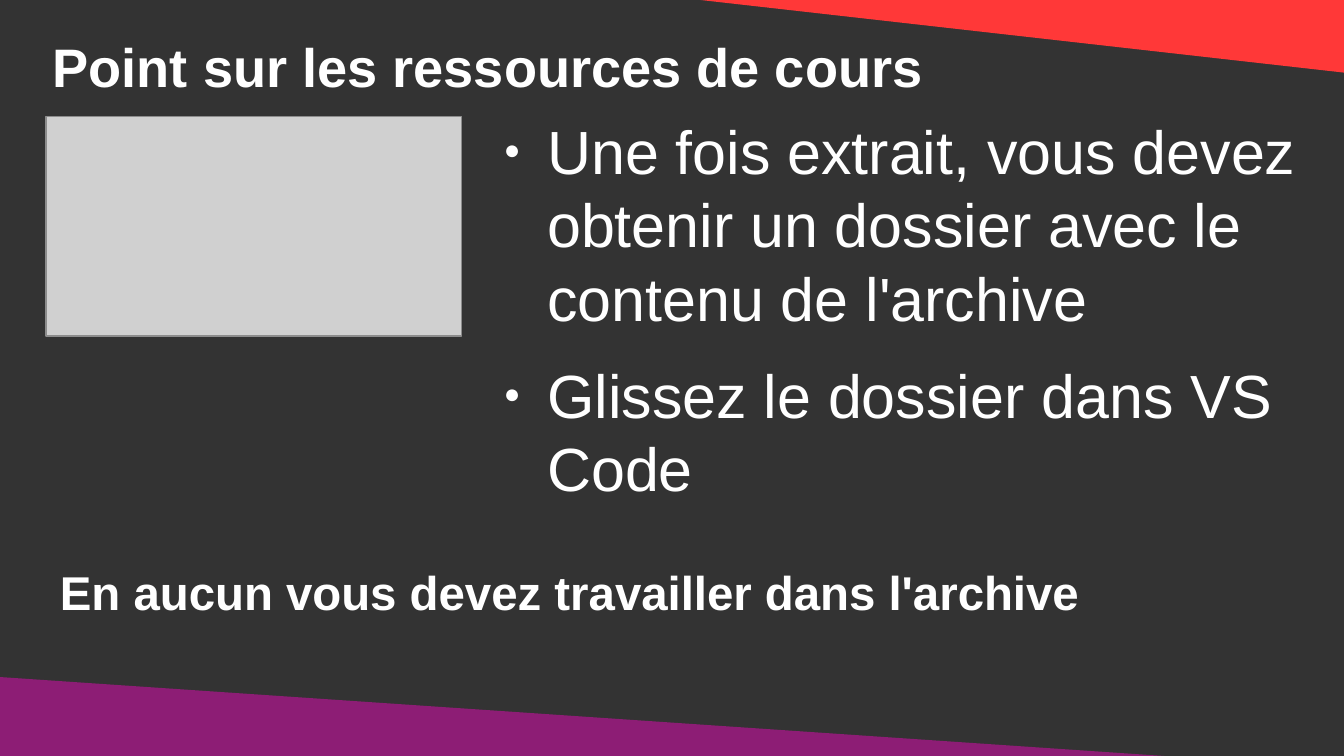
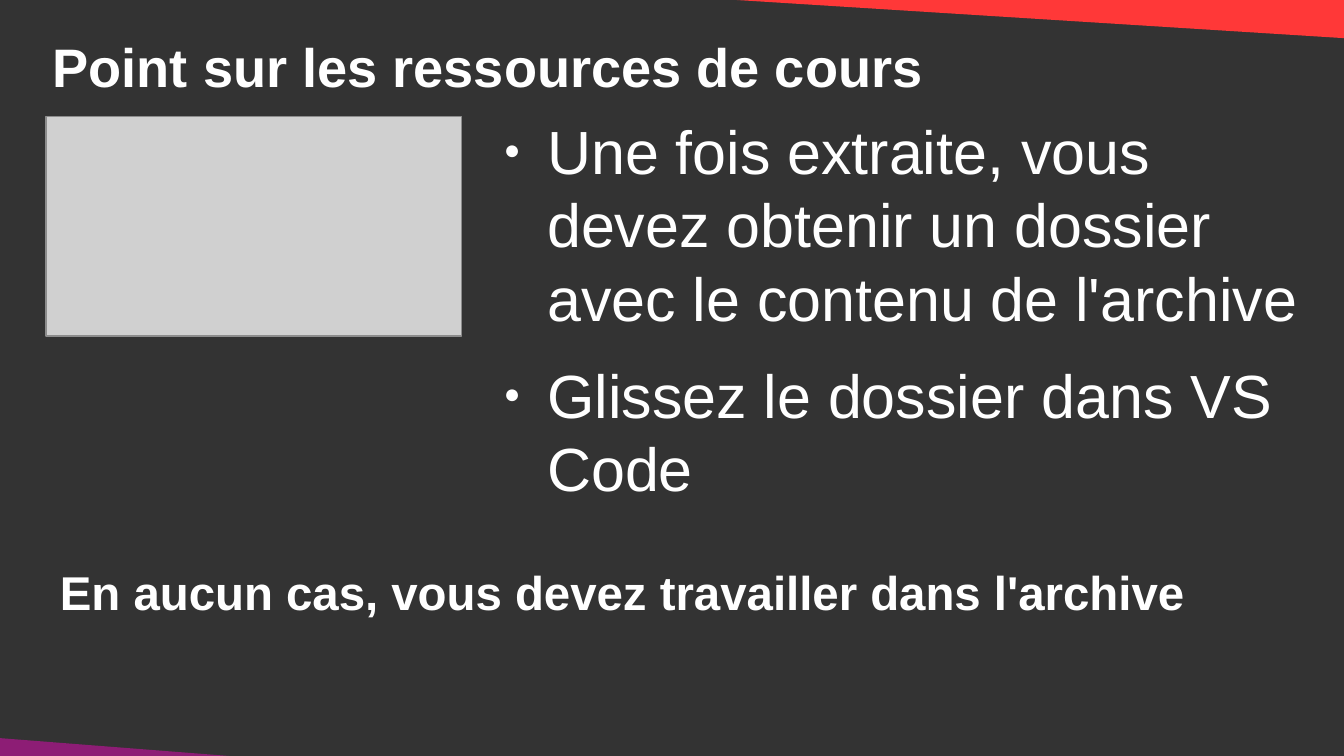
Before and after one commit to DanYellow/cours, a slide deck: slide 8 of didacticiels-generaux/ressources-archives.odp (slide 6 before the commit). Drawn at 1344x756 pixels with LibreOffice and Linux fonts; fonts in the diff are those of the drawing; grey boxes stand for pictures. Boxes give left, top, right and bottom in pixels: in the first picture for what was removed or moved away, otherwise in the second. Text is boxed around its words. In the diff, an @@ line names an element or a change of style, - is before the commit and + after.

```diff
--- a/didacticiels-generaux/ressources-archives.odp
+++ b/didacticiels-generaux/ressources-archives.odp
@@ right triangle resized from (x1=653, y1=0, x2=1344, y2=74) to (x1=652, y1=0, x2=1344, y2=39) @@
@@ text at (x1=547, y1=130, x2=1297, y2=322): text changed @@
-● Une fois extrait, vous devez obtenir un dossier avec le contenu de l'archive
+● Une fois extraite, vous devez obtenir un dossier avec le contenu de l'archive
@@ text at (x1=60, y1=575, x2=1184, y2=618): text changed @@
-En aucun vous devez travailler dans l'archive
+En aucun cas, vous devez travailler dans l'archive
@@ right triangle removed at (x1=0, y1=677, x2=1256, y2=756) @@
@@ right triangle added at (x1=0, y1=737, x2=288, y2=756), fill #8D1D75 @@
```
Also in this commit, not shown: 5 other slides changed, 2 slides added, 5 other files.
